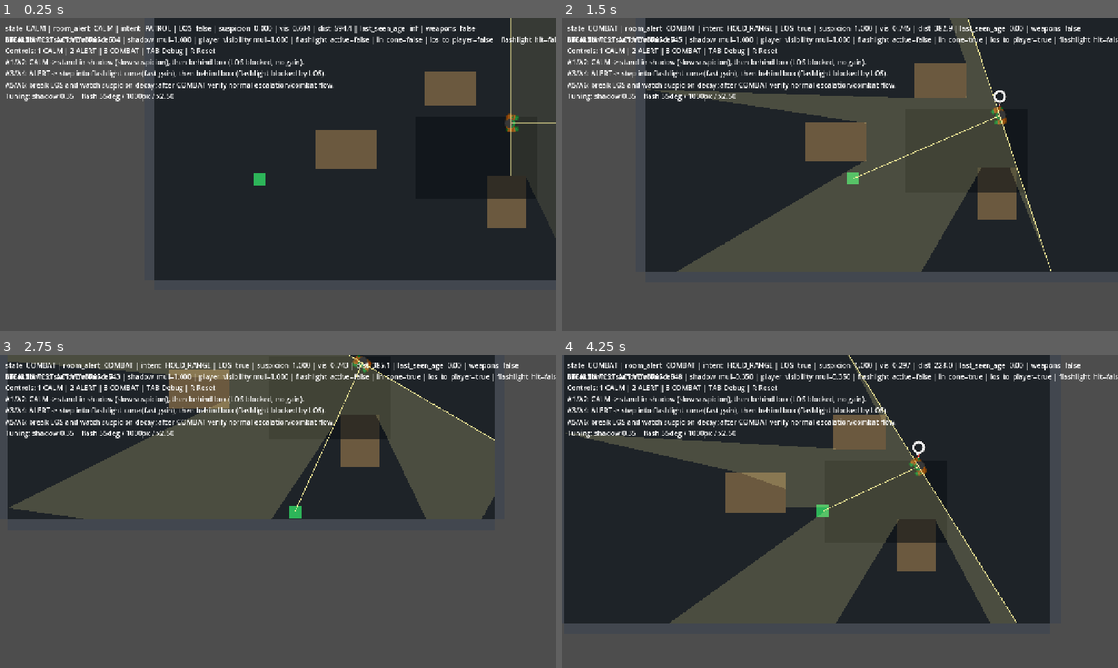
Above: before the commit, frames 1-4 (two rows, left to right).
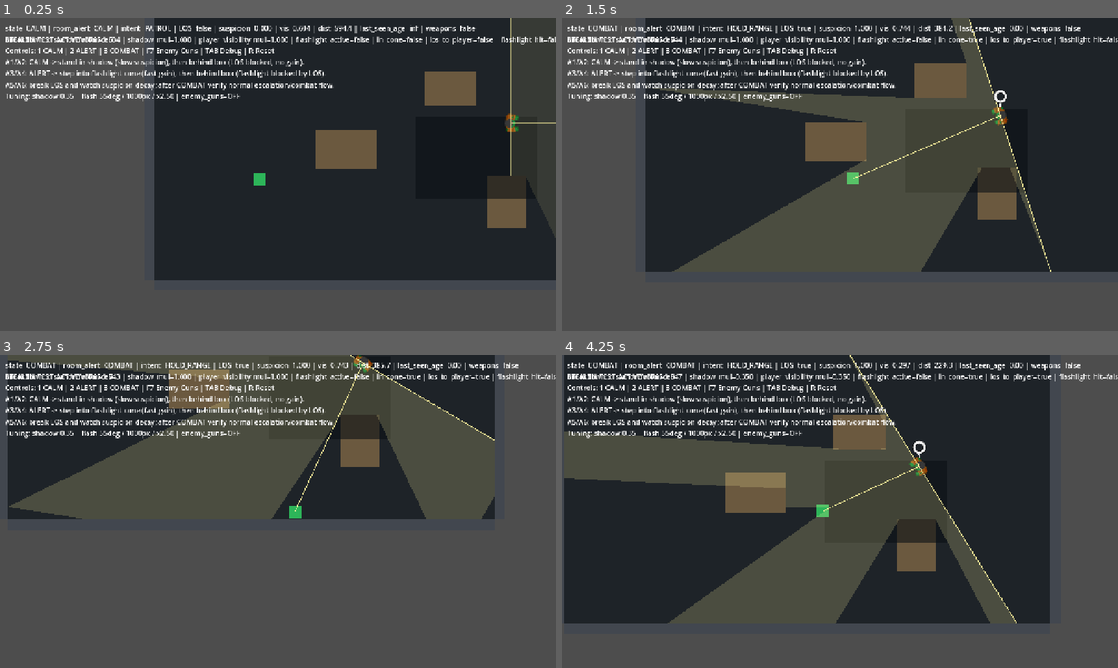
Above: after the commit, the same moments.

Repository: Alex-cat-ui/arena-shooter
Game: Godot game, scene res://src/levels/stealth_test_room.tscn
Two runs of this game, one before a commit and one after it. Both use one fixed random seed, a clock stepped at 60 frames per second and the inputs below. This scene is started directly instead of the project's main scene.
Inputs (mouse positions are in pixels of both pictures, inside the frame that each line leads up to):
- Up to frame 1 (0.25 s): no input
- Up to frame 2 (1.5 s): tap Enter at 0.5 s; move the mouse to (962, 158) at 0.52 s; hold D (move_right) 0.53-1.28 s; tap 3 at 0.6 s; click (962, 158) at 0.67 s; move the mouse to (728, 190) at 1.27 s; hold S (move_down) from 1.28 s (still down); tap E (door_interact) at 1.35 s
- Up to frame 3 (2.75 s): tap 3 at 1.55, 2.3 s; move the mouse to (333, 442) at 2.02 s; release S (move_down) at 2.03 s; hold D (move_right) from 2.03 s (still down); tap Q (door_kick) at 2.1 s
- Up to frame 4 (4.25 s): move the mouse to (812, 574) at 2.77 s; release D (move_right) at 2.78 s; hold W (move_up) 2.78-3.53 s; click (812, 574) at 2.85 s; tap 3 at 3.05, 3.8 s; move the mouse to (1006, 558) at 3.52 s; hold A (move_left) from 3.53 s (still down); tap Mouse wheel up (weapon_next) at 3.6 s

The runs differ from the first frame. In frame 1, 0.3% of the frame differs, in the area x 26-50%, y 9-27%; in frame 2, 1.1%; in frame 3, 0.6%; in frame 4, 4.0%, in the area x 0-82%, y 0-86%.

Commit message:
Phase B: single-source weapons toggle gate

Diff:
--- a/src/entities/enemy.gd
+++ b/src/entities/enemy.gd
@@ -58,8 +58,13 @@
 ## Contact damage (kept for compatibility)
 var contact_damage: int = 10
 
-## Runtime toggle from LevelMVP (F7).
-var weapons_enabled: bool = false
+## Runtime toggle from LevelMVP/F7 and stealth test room.
+var _weapons_enabled_internal: bool = false
+var weapons_enabled: bool:
+	get:
+		return _weapons_enabled_internal
+	set(value):
+		_set_weapons_enabled_internal(bool(value))
 
 ## Movement speed in tiles/sec
 var speed_tiles: float = 2.0
@@ -401,7 +406,7 @@
 	var should_request_fire := bool(exec_result.get("request_fire", false))
 	var should_fire_by_intent := should_request_fire and _should_fire_player_target(player_visible, player_pos)
 	var should_fire_by_test_fallback := _suspicion_test_profile_enabled and _is_combat_awareness_active() and _should_fire_player_target(player_visible, player_pos)
-	if weapons_enabled and (should_fire_by_intent or should_fire_by_test_fallback):
+	if _weapons_enabled_internal and (should_fire_by_intent or should_fire_by_test_fallback):
 		_try_fire_at_player(player_pos)
 
 	_debug_last_has_los = player_visible
@@ -419,7 +424,7 @@
 	_debug_last_intent_type = int(intent.get("type", -1))
 	_debug_last_intent_target = intent.get("target", Vector2.ZERO) as Vector2
 	_debug_last_last_seen_age = _last_seen_age
-	_debug_last_weapons_enabled = weapons_enabled
+	_debug_last_weapons_enabled = _weapons_enabled_internal
 	_debug_last_room_alert_level = _current_alert_level
 	_debug_last_facing_used_for_flashlight = flashlight_facing_used
 	_debug_last_facing_after_move = facing_after_move
@@ -501,6 +506,14 @@
 			push_warning("[Enemy] debug_force_awareness_state: unknown target_state='%s'" % normalized_state)
 
 
+func set_weapons_enabled_for_test(enabled: bool) -> void:
+	_set_weapons_enabled_internal(enabled)
+
+
+func is_weapons_enabled_for_test() -> bool:
+	return _weapons_enabled_internal
+
+
 func _connect_event_bus_signals() -> void:
 	if not EventBus:
 		return
@@ -541,6 +554,11 @@
 	var state_name := String(_awareness.get_state_name())
 	set_meta("awareness_state", state_name)
 	_debug_last_state_name = state_name
+
+
+func _set_weapons_enabled_internal(enabled: bool) -> void:
+	_weapons_enabled_internal = enabled
+	_debug_last_weapons_enabled = _weapons_enabled_internal
 
 
 func _apply_alert_level(level: int) -> void:
@@ -744,7 +762,7 @@
 		"flashlight_calc_tick_id": _debug_last_flashlight_calc_tick_id,
 		"last_seen_age": _debug_last_last_seen_age,
 		"room_alert_level": _debug_last_room_alert_level,
-		"weapons_enabled": _debug_last_weapons_enabled,
+		"weapons_enabled": _weapons_enabled_internal,
 		"suspicion_ring_progress": _suspicion_ring.call("get_progress") if _suspicion_ring and _suspicion_ring.has_method("get_progress") else suspicion,
 	}
 
--- a/src/entities/player.gd
+++ b/src/entities/player.gd
@@ -26,6 +26,7 @@
 
 ## Reference to AbilitySystem (set by level, Phase 3)
 var ability_system: Node = null
+var _weapons_enabled_for_test: bool = true
 
 const PLAYER_ACCEL_TIME_SEC := 1.0 / 3.0
 const PLAYER_DECEL_TIME_SEC := 1.0 / 3.0
@@ -132,6 +133,8 @@
 	if ability_system:
 		if ability_system.has_method("tick_cooldown"):
 			ability_system.tick_cooldown(delta)
+		if not _weapons_enabled_for_test:
+			return
 		if Input.is_action_pressed("shoot"):
 			var aim_dir := Vector2.ZERO
 			if RuntimeState:
@@ -142,6 +145,9 @@
 			ability_system.try_fire(spawn_pos, aim_dir, 0.0)
 		return
 
+	if not _weapons_enabled_for_test:
+		return
+
 	# Legacy fallback (no ability system)
 	if _weapon_cooldown > 0:
 		_weapon_cooldown -= delta
@@ -196,3 +202,11 @@
 		sprite.modulate = Color.RED
 		var tween := create_tween()
 		tween.tween_property(sprite, "modulate", Color.WHITE, 0.15)
+
+
+func set_weapons_enabled_for_test(enabled: bool) -> void:
+	_weapons_enabled_for_test = bool(enabled)
+
+
+func is_weapons_enabled_for_test() -> bool:
+	return _weapons_enabled_for_test
--- a/src/levels/stealth_test_controller.gd
+++ b/src/levels/stealth_test_controller.gd
@@ -26,6 +26,7 @@
 var _enemy_id_counter: int = 9300
 var _test_config: Dictionary = {}
 var _suspicion_profile: Dictionary = {}
+var _test_state: Dictionary = {"weapons_enabled": false}
 
 var _room_nav_system: Node = null
 var _enemy_alert_system: Node = null
@@ -63,6 +64,7 @@
 
 	_test_config = STEALTH_TEST_CONFIG_SCRIPT.values()
 	_suspicion_profile = STEALTH_TEST_CONFIG_SCRIPT.suspicion_profile()
+	_test_state["weapons_enabled"] = _enemy_weapons_enabled_on_start()
 	_layout_stub = STEALTH_TEST_LAYOUT_SCRIPT.new(room_rect)
 	_ensure_player_ready()
 	_ensure_combat_pipeline_ready()
@@ -105,6 +107,8 @@
 			_set_overlay_visible(not debug_overlay_enabled)
 		KEY_R:
 			_reset_positions()
+		KEY_F7:
+			_toggle_weapons_enabled()
 		_:
 			return
 	_refresh_debug_label(true)
@@ -147,6 +151,7 @@
 		"ability_projectile_wired": ability_has_projectile,
 		"ability_combat_wired": ability_has_combat,
 		"enemy_weapons_enabled_on_start": _enemy_weapons_enabled_on_start(),
+		"test_weapons_enabled": bool(_test_state.get("weapons_enabled", false)),
 	}
 
 
@@ -259,7 +264,7 @@
 		_enemy.set_flashlight_hit_for_detection(false)
 	if _enemy.has_method("set_stealth_test_debug_logging"):
 		_enemy.set_stealth_test_debug_logging(true)
-	_enemy.weapons_enabled = _enemy_weapons_enabled_on_start()
+	_apply_test_weapons_enabled()
 	_enemy.set_runtime_budget_scheduler_enabled(false)
 	if _enemy.has_method("set_physics_process"):
 		_enemy.set_physics_process(true)
@@ -276,6 +281,7 @@
 		_player.collision_mask |= 1
 	if RuntimeState:
 		RuntimeState.player_pos = Vector3(_player.global_position.x, _player.global_position.y, 0.0)
+	_apply_test_weapons_enabled()
 
 
 func _ensure_combat_pipeline_ready() -> void:
@@ -339,7 +345,7 @@
 		_enemy.velocity = Vector2.ZERO
 		if _enemy.has_method("set_flashlight_hit_for_detection"):
 			_enemy.set_flashlight_hit_for_detection(false)
-		_enemy.weapons_enabled = _enemy_weapons_enabled_on_start()
+		_apply_test_weapons_enabled()
 	_force_enemy_calm()
 	if RuntimeState:
 		RuntimeState.player_visibility_mul = 1.0
@@ -385,12 +391,13 @@
 func _update_hint_text() -> void:
 	if not _hint_label:
 		return
-	_hint_label.text = "%s\nControls: 1 CALM | 2 ALERT | 3 COMBAT | TAB Debug | R Reset\nA1/A2: CALM -> stand in shadow (slow suspicion), then behind box (LOS blocked, no gain).\nA3/A4: ALERT -> step into flashlight cone (fast gain), then behind box (flashlight blocked by LOS).\nA5/A6: break LOS and watch suspicion decay; after COMBAT verify normal escalation/combat flow.\nTuning: shadow %.2f | flash %.0fdeg / %.0fpx / x%.2f" % [
+	_hint_label.text = "%s\nControls: 1 CALM | 2 ALERT | 3 COMBAT | F7 Enemy Guns | TAB Debug | R Reset\nA1/A2: CALM -> stand in shadow (slow suspicion), then behind box (LOS blocked, no gain).\nA3/A4: ALERT -> step into flashlight cone (fast gain), then behind box (flashlight blocked by LOS).\nA5/A6: break LOS and watch suspicion decay; after COMBAT verify normal escalation/combat flow.\nTuning: shadow %.2f | flash %.0fdeg / %.0fpx / x%.2f | enemy_guns=%s" % [
 		STEALTH_RUNTIME_MARKER,
 		_shadow_multiplier_default(),
 		_flashlight_angle_deg(),
 		_flashlight_distance_px(),
 		_flashlight_bonus(),
+		("ON" if bool(_test_state.get("weapons_enabled", false)) else "OFF"),
 	]
 
 
@@ -478,6 +485,29 @@
 	return bool(_test_config.get("enemy_weapons_enabled_on_start", false))
 
 
+func _toggle_weapons_enabled() -> void:
+	var current := bool(_test_state.get("weapons_enabled", false))
+	_set_test_weapons_enabled(not current)
+
+
+func _set_test_weapons_enabled(enabled: bool) -> void:
+	_test_state["weapons_enabled"] = bool(enabled)
+	_apply_test_weapons_enabled()
+	_update_hint_text()
+
+
+func _apply_test_weapons_enabled() -> void:
+	var enabled := bool(_test_state.get("weapons_enabled", false))
+	if _enemy and is_instance_valid(_enemy):
+		if _enemy.has_method("set_weapons_enabled_for_test"):
+			_enemy.set_weapons_enabled_for_test(enabled)
+		else:
+			_enemy.weapons_enabled = enabled
+	if _player and is_instance_valid(_player):
+		if _player.has_method("set_weapons_enabled_for_test"):
+			_player.set_weapons_enabled_for_test(enabled)
+
+
 func _intent_name(intent_type: int) -> String:
 	match intent_type:
 		ENEMY_UTILITY_BRAIN_SCRIPT.IntentType.PATROL:
--- /dev/null
+++ b/tests/test_weapons_toggle_gate_enemy_fire.gd
@@ -0,0 +1,161 @@
+extends Node
+
+const TestHelpers = preload("res://tests/test_helpers.gd")
+const STEALTH_ROOM_SCENE := preload("res://src/levels/stealth_test_room.tscn")
+
+var embedded_mode: bool = false
+var _t := TestHelpers.new()
+var _enemy_shots: int = 0
+
+
+func _ready() -> void:
+	if embedded_mode:
+		return
+	var result := await run_suite()
+	get_tree().quit(0 if bool(result.get("ok", false)) else 1)
+
+
+func run_suite() -> Dictionary:
+	print("")
+	print("============================================================")
+	print("WEAPONS TOGGLE GATE TEST")
+	print("============================================================")
+
+	_connect_enemy_shot_signal()
+	await _test_weapons_toggle_gate_enemy_fire()
+	await _test_weapons_toggle_same_tick()
+	_disconnect_enemy_shot_signal()
+
+	_t.summary("WEAPONS TOGGLE GATE RESULTS")
+	return {
+		"ok": _t.quit_code() == 0,
+		"run": _t.tests_run,
+		"passed": _t.tests_passed,
+	}
+
+
+func _test_weapons_toggle_gate_enemy_fire() -> void:
+	_enemy_shots = 0
+	var room := STEALTH_ROOM_SCENE.instantiate()
+	add_child(room)
+	await get_tree().process_frame
+	await get_tree().physics_frame
+
+	var controller := room.get_node_or_null("StealthTestController")
+	var player := room.get_node_or_null("Entities/Player") as CharacterBody2D
+	var enemy := _first_member_in_group_under("enemies", room) as Enemy
+
+	_t.run_test("weapons gate: controller exists", controller != null)
+	_t.run_test("weapons gate: player exists", player != null)
+	_t.run_test("weapons gate: enemy exists", enemy != null)
+	if controller == null or player == null or enemy == null:
+		room.queue_free()
+		await get_tree().process_frame
+		return
+
+	player.global_position = Vector2(300.0, -40.0)
+	player.velocity = Vector2.ZERO
+	if enemy.has_method("disable_suspicion_test_profile"):
+		enemy.disable_suspicion_test_profile()
+	await get_tree().physics_frame
+
+	if controller.has_method("_set_test_weapons_enabled"):
+		controller.call("_set_test_weapons_enabled", false)
+	_press_key(controller, KEY_3)
+
+	var shots_before_off_window := _enemy_shots
+	for _i in range(180):
+		await get_tree().physics_frame
+		await get_tree().process_frame
+	_t.run_test(
+		"weapons gate: toggle OFF blocks COMBAT fire",
+		_enemy_shots == shots_before_off_window
+	)
+
+	_press_key(controller, KEY_F7)
+	var shots_before_on_window := _enemy_shots
+	for _i in range(240):
+		await get_tree().physics_frame
+		await get_tree().process_frame
+		if _enemy_shots > shots_before_on_window:
+			break
+	_t.run_test(
+		"weapons gate: toggle ON allows COMBAT fire",
+		_enemy_shots > shots_before_on_window
+	)
+
+	room.queue_free()
+	await get_tree().process_frame
+
+
+func _test_weapons_toggle_same_tick() -> void:
+	var room := STEALTH_ROOM_SCENE.instantiate()
+	add_child(room)
+	await get_tree().process_frame
+	await get_tree().physics_frame
+
+	var controller := room.get_node_or_null("StealthTestController")
+	var enemy := _first_member_in_group_under("enemies", room) as Enemy
+
+	_t.run_test("weapons same-tick: controller exists", controller != null)
+	_t.run_test("weapons same-tick: enemy exists", enemy != null)
+	if controller == null or enemy == null:
+		room.queue_free()
+		await get_tree().process_frame
+		return
+
+	if controller.has_method("_set_test_weapons_enabled"):
+		controller.call("_set_test_weapons_enabled", false)
+	var snapshot_before := enemy.get_debug_detection_snapshot() as Dictionary
+	var before_enabled := bool(snapshot_before.get("weapons_enabled", true))
+
+	_press_key(controller, KEY_F7)
+	var snapshot_after_on := enemy.get_debug_detection_snapshot() as Dictionary
+	var after_on_enabled := bool(snapshot_after_on.get("weapons_enabled", false))
+	var internal_on := enemy.has_method("is_weapons_enabled_for_test") and enemy.is_weapons_enabled_for_test()
+
+	_press_key(controller, KEY_F7)
+	var snapshot_after_off := enemy.get_debug_detection_snapshot() as Dictionary
+	var after_off_enabled := bool(snapshot_after_off.get("weapons_enabled", true))
+	var internal_off := enemy.has_method("is_weapons_enabled_for_test") and not enemy.is_weapons_enabled_for_test()
+
+	_t.run_test("weapons same-tick: starts OFF in snapshot", not before_enabled)
+	_t.run_test("weapons same-tick: snapshot flips ON immediately", after_on_enabled)
+	_t.run_test("weapons same-tick: internal gate flips ON immediately", internal_on)
+	_t.run_test("weapons same-tick: snapshot flips OFF immediately", not after_off_enabled)
+	_t.run_test("weapons same-tick: internal gate flips OFF immediately", internal_off)
+
+	room.queue_free()
+	await get_tree().process_frame
+
+
+func _press_key(controller: Node, keycode: Key) -> void:
+	var key := InputEventKey.new()
+	key.pressed = true
+	key.echo = false
+	key.physical_keycode = keycode
+	controller.call("_unhandled_input", key)
+
+
+func _connect_enemy_shot_signal() -> void:
+	if EventBus and EventBus.has_signal("enemy_shot") and not EventBus.enemy_shot.is_connected(_on_enemy_shot):
+		EventBus.enemy_shot.connect(_on_enemy_shot)
+
+
+func _disconnect_enemy_shot_signal() -> void:
+	if EventBus and EventBus.has_signal("enemy_shot") and EventBus.enemy_shot.is_connected(_on_enemy_shot):
+		EventBus.enemy_shot.disconnect(_on_enemy_shot)
+
+
+func _on_enemy_shot(_enemy_id: int, _weapon: String, _position: Vector3, _direction: Vector3) -> void:
+	_enemy_shots += 1
+
+
+func _first_member_in_group_under(group_name: String, ancestor: Node) -> Node:
+	for member_variant in get_tree().get_nodes_in_group(group_name):
+		var member := member_variant as Node
+		if member == null:
+			continue
+		if member == ancestor or ancestor.is_ancestor_of(member):
+			return member
+	return null
--- /dev/null
+++ b/tests/test_weapons_toggle_gate_enemy_fire.tscn
@@ -0,0 +1,6 @@
+[gd_scene load_steps=2 format=3]
+
+[ext_resource type="Script" path="res://tests/test_weapons_toggle_gate_enemy_fire.gd" id="1"]
+
+[node name="TestWeaponsToggleGateEnemyFire" type="Node"]
+script = ExtResource("1")
